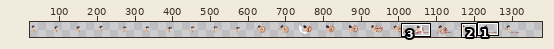
Two states of a sprite sheet, dist/assets/images/evil_hero_all.png. Above, an overview of the earlier version with the close-up marked.
Close-up. Earlier state:
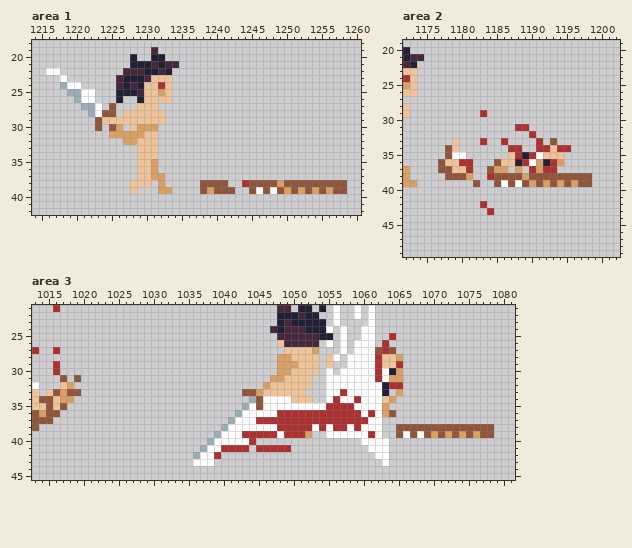
The file is 1320x60 pixels. Shown: area 1: x 1214..1260, y 18..42; area 2: x 1172..1202, y 19..49; area 3: x 1013..1081, y 21..45. The old version is drawn lined up with the new one, on the new canvas. The wide view leaves out empty margins. The commit also changed other parts of the picture, which this record leaves out.
After the commit:
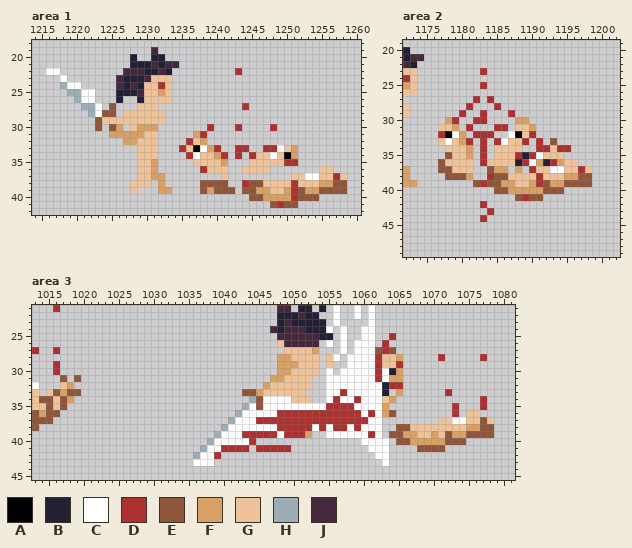
Palette (. is transparent): A #000000  B #222034  C #ffffff  D #ac3232  E #8f563b  F #d9a066  G #eec39a  H #9badb7  J #45283c
The edit:
canvas 1320x60 -> 1380x60
Area 1:
y 22: x 1243 . -> D
y 27: x 1244 . -> D
y 30: x 1239 . -> D; x 1243 . -> D; x 1248 . -> D
y 31: x 1237..1238 .. -> FD
y 32: x 1236..1238 ... -> DGF
y 33: x 1235..1240 ...... -> DGACFD; x 1243..1244 .. -> DD; x 1247..1251 ..... -> DDCGF
y 34: x 1236..1241 ...... -> DCGGFD; x 1243 . -> D; x 1245..1251 ....... -> DGGCGAF
y 35: x 1237..1241 ..... -> GGGGF; x 1245..1251 ....... -> GGGGGDD
y 36: x 1238..1241 .... -> DGGG; x 1244..1247 .... -> GGGG; x 1255..1256 .. -> GG
y 37: x 1241 . -> G; x 1251..1258 ........ -> GGCCGGDG
y 38: x 1247..1256 EEFEEEEEEE -> GGGGDGGGFF
y 39: x 1244 . -> E; x 1246..1249 CECE -> FFGG; x 1251..1253 EFE -> DEF; x 1256 F -> E
y 40: x 1245..1254 .......... -> EEFFFFDEEE
y 41: x 1248..1251 .... -> EDEE
Area 2:
y 23: x 1183 . -> D
y 25: x 1183 . -> D
y 27: x 1182 . -> D; x 1184 . -> D
y 28: x 1181 . -> D; x 1185 . -> D
y 29: x 1180 . -> D; x 1187 . -> D
y 30: x 1178..1179 .. -> FD; x 1182..1183 .. -> DD; x 1188..1189 .. -> FF
y 31: x 1177..1179 ... -> GGF; x 1181 . -> D; x 1185..1186 .. -> DD; x 1188..1190 DD. -> GGF
y 32: x 1177..1180 .... -> DACF; x 1182..1184 ... -> DDD; x 1187..1189 ... -> CAG
y 33: x 1177..1178 .. -> GC; x 1180..1181 .. -> FD; x 1185..1189 .D... -> DCGGD
y 34: x 1178 E -> G; x 1180..1181 .. -> GF; x 1183 . -> D; x 1185..1188 ..DD -> GGGG
y 35: x 1179..1181 CC. -> GGF; x 1183 . -> D; x 1185..1186 .. -> GG
y 36: x 1180..1181 DD -> GG; x 1183..1185 ..E -> DGG; x 1195..1196 .. -> GG
y 37: x 1181 D -> G; x 1191..1198 FDD..... -> GGCCGGDG
y 38: x 1187..1196 EEFEEEEEEE -> GGGGDGGGFF
y 39: x 1183..1184 .. -> DE; x 1186..1189 CECE -> FFGG; x 1191..1193 EFE -> DEF; x 1196 F -> E
y 40: x 1185..1194 .......... -> EEFFFFFEEE
y 41: x 1188..1191 .... -> EDEE
y 44: x 1183 . -> D
Area 3:
y 28: x 1071 . -> D; x 1077 . -> D
y 33: x 1072 . -> D
y 34: x 1017 F -> E; x 1077 . -> D
y 35: x 1073 . -> D; x 1077 . -> D
y 36: x 1073 . -> D; x 1075..1076 .. -> GG
y 37: x 1071..1078 ........ -> GGCCGGEG
y 38: x 1067..1076 EEEEEEEEEE -> GGGGGGGGFF
y 39: x 1064 . -> E; x 1066..1069 CECE -> FFGG; x 1071..1073 EFE -> GEF; x 1076 F -> E
y 40: x 1065..1074 .......... -> EEFFFFFEEE
y 41: x 1068..1071 .... -> EEEE
Changed places in both close-ups, as pixel boxes (x1, y1, x2, y2):
added: (235, 68, 242, 75)
changed: (179, 103, 347, 208)
changed: (438, 68, 592, 222)
added: (438, 354, 445, 361)
added: (480, 354, 487, 361)
changed: (389, 389, 494, 452)
changed: (60, 396, 67, 403)
